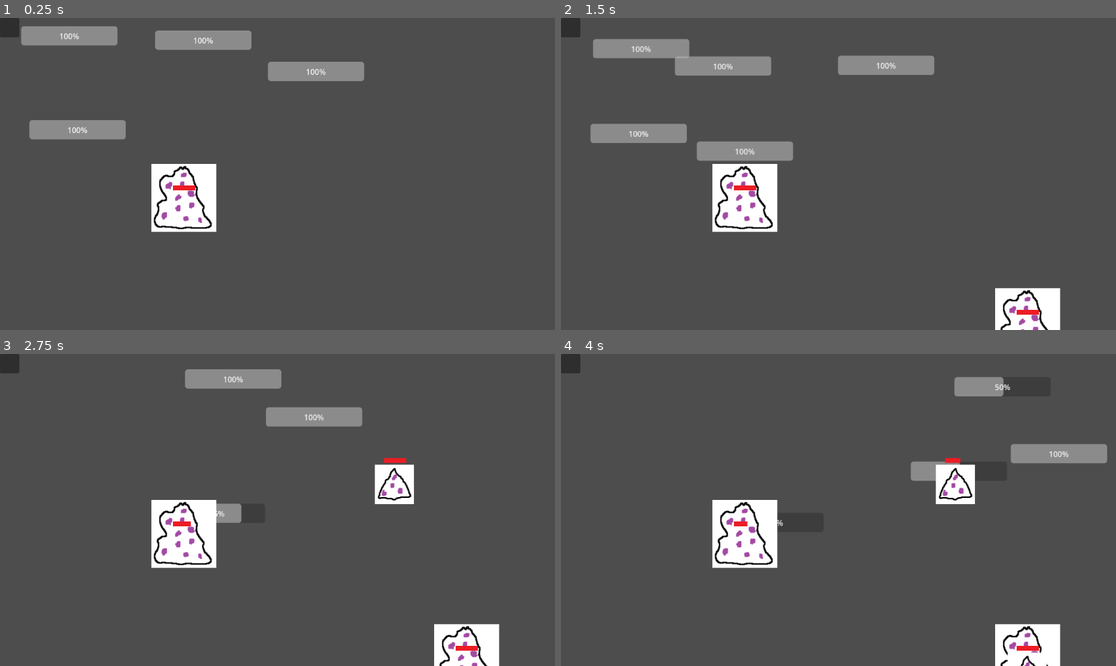
Above: before the commit, frames 1-4 (two rows, left to right).
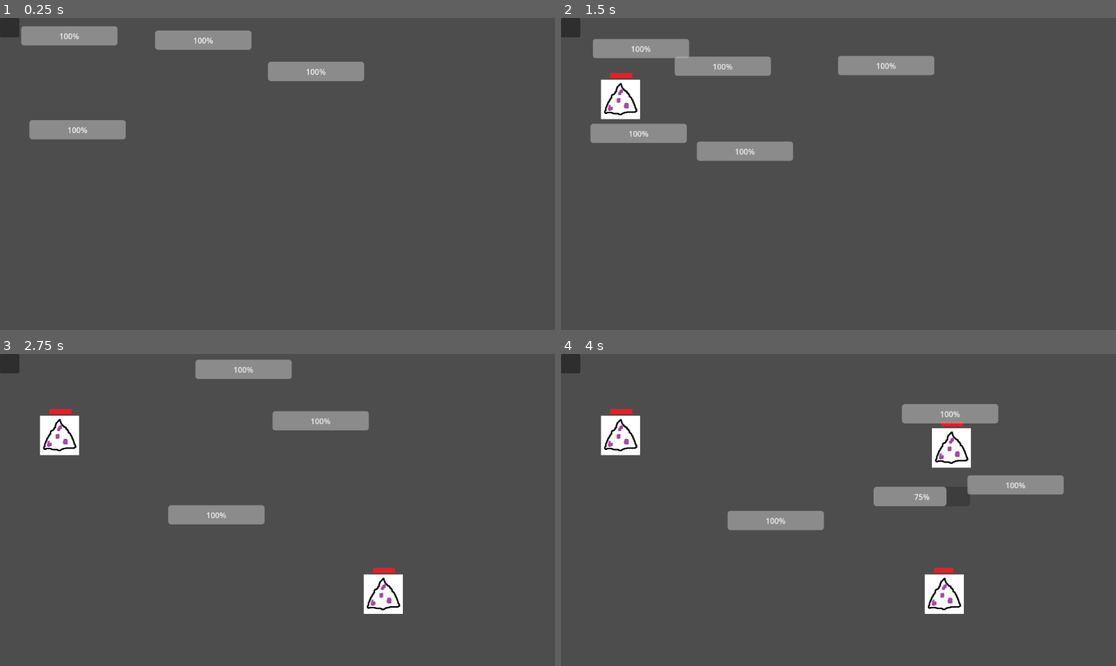
Above: after the commit, the same moments.

Repository: garipdk/LesAstrochats
Game: Godot game, scene res://scenes/Meteorite.tscn
Same seed, same stepped clock (60 frames per second), same inputs: the game is played once before the commit and once after it.
Inputs (mouse positions are in pixels of both pictures, inside the frame that each line leads up to):
- Up to frame 1 (0.25 s): no input
- Up to frame 2 (1.5 s): tap Enter at 0.5 s; drag from (982, 67) to (744, 211) at 0.52 s; tap Space at 1.25 s; drag from (627, 99) to (744, 211) at 1.27 s
- Up to frame 3 (2.75 s): move the mouse to (327, 463) at 2.02 s; click (327, 463) at 2.17 s
- Up to frame 4 (4 s): tap Enter at 2.75 s; drag from (794, 441) to (955, 485) at 2.77 s; move the mouse to (1005, 556) at 3.52 s; click (1005, 556) at 3.67 s

The runs differ from the first frame. In frame 1, 2.5% of the frame differs, in the area x 27-40%, y 46-69%; in frame 2, 5.1%; in frame 3, 9.2%; in frame 4, 13%, in the area x 7-99%, y 7-100%.

Commit message:
Update

Diff:
--- a/scenes/Meteorite.tscn
+++ b/scenes/Meteorite.tscn
@@ -1,10 +1,11 @@
-[gd_scene load_steps=4 format=3 uid="uid://bmke46xnsixf0"]
+[gd_scene load_steps=3 format=3 uid="uid://bmke46xnsixf0"]
 
 [ext_resource type="PackedScene" uid="uid://dnpeytuex6vpq" path="res://scenes/Chat.tscn" id="1_vqfb0"]
-[ext_resource type="PackedScene" uid="uid://bo1pmwwdxcddq" path="res://scenes/mineral.tscn" id="2_2chbu"]
 [ext_resource type="PackedScene" uid="uid://bl0b2h74s514u" path="res://scenes/mineral_spawner.tscn" id="3_dqtu1"]
 
 [node name="Node2D" type="Node2D"]
+
+[node name="MineralSpawner" parent="." instance=ExtResource("3_dqtu1")]
 
 [node name="Chat1" parent="." groups=["Chats"] instance=ExtResource("1_vqfb0")]
 position = Vector2(880, 106)
@@ -20,8 +21,3 @@
 
 [node name="Chat5" parent="." groups=["Chats"] instance=ExtResource("1_vqfb0")]
 position = Vector2(422, 175)
-
-[node name="SmallMineral" parent="." groups=["Minerals"] instance=ExtResource("2_2chbu")]
-position = Vector2(381, 403)
-
-[node name="MineralSpawner" parent="." instance=ExtResource("3_dqtu1")]
--- a/scenes/Mineral.gd
+++ b/scenes/Mineral.gd
@@ -5,7 +5,7 @@
 
 # Called when the node enters the scene tree for the first time.
 func _ready():
-
+	add_to_group("Minerals")
 	pass # Replace with function boy.
 
 func _initMineral(isSmall:bool):
--- a/scenes/MineralSpawner.gd
+++ b/scenes/MineralSpawner.gd
@@ -11,22 +11,26 @@
 	pass
 
 func _spawnMineral():
-	var random = RandomNumberGenerator.new()
-	random.randomize()
-	var isBig:bool = randf() > .5
-
-	var mineral = preload("res://scenes/Mineral.tscn")
-	var newMineral = mineral.instantiate()
-	newMineral._initMineral(isBig)
-	add_child(newMineral)
 
 	var numberOfNodes = get_node("SpawnPosList").get_child_count()
-	var randomSpawner = get_node("SpawnPosList/SpawnPos" + str(int(randf() * numberOfNodes)))
+	var nodeNumber = int(randf() * numberOfNodes)
 
-	print("SpawnPosList" + str(int(randf() * numberOfNodes)))
-	newMineral.position = randomSpawner.position;
+	if get_node("Mineral" + str(nodeNumber)) == null :
 
-	#newMineral.position = randomSpawner.position
+		var random = RandomNumberGenerator.new()
+		random.randomize()
+		var isBig:bool = randf() > .5
+
+		var mineral = preload("res://scenes/Mineral.tscn")
+		var newMineral = mineral.instantiate()
+		newMineral._initMineral(isBig)
+		add_child(newMineral)
+
+		var randomSpawner = get_node("SpawnPosList/SpawnPos" + str(nodeNumber))
+
+
+		newMineral.position = randomSpawner.position;
+		newMineral.name = "Mineral" + str(nodeNumber)
 
 func _onTimeOut():
 	_spawnMineral()
--- a/scenes/mineral_spawner.tscn
+++ b/scenes/mineral_spawner.tscn
@@ -16,21 +16,21 @@
 metadata/_edit_use_anchors_ = true
 
 [node name="SpawnPos5" type="Node2D" parent="SpawnPosList"]
-position = Vector2(2159, 324)
+position = Vector2(811, 195)
 
 [node name="SpawnPos4" type="Node2D" parent="SpawnPosList"]
-position = Vector2(1503, 519)
+position = Vector2(499, 209)
 
 [node name="SpawnPos3" type="Node2D" parent="SpawnPosList"]
-position = Vector2(968, 661)
+position = Vector2(134, 457)
 
 [node name="SpawnPos2" type="Node2D" parent="SpawnPosList"]
-position = Vector2(2144, 628)
+position = Vector2(796, 499)
 
 [node name="SpawnPos1" type="Node2D" parent="SpawnPosList"]
-position = Vector2(819, 271)
+position = Vector2(124, 169)
 
 [node name="SpawnPos0" type="Node2D" parent="SpawnPosList"]
-position = Vector2(1638, 552)
+position = Vector2(502, 454)
 
 [connection signal="timeout" from="Timer" to="." method="_onTimeOut"]
